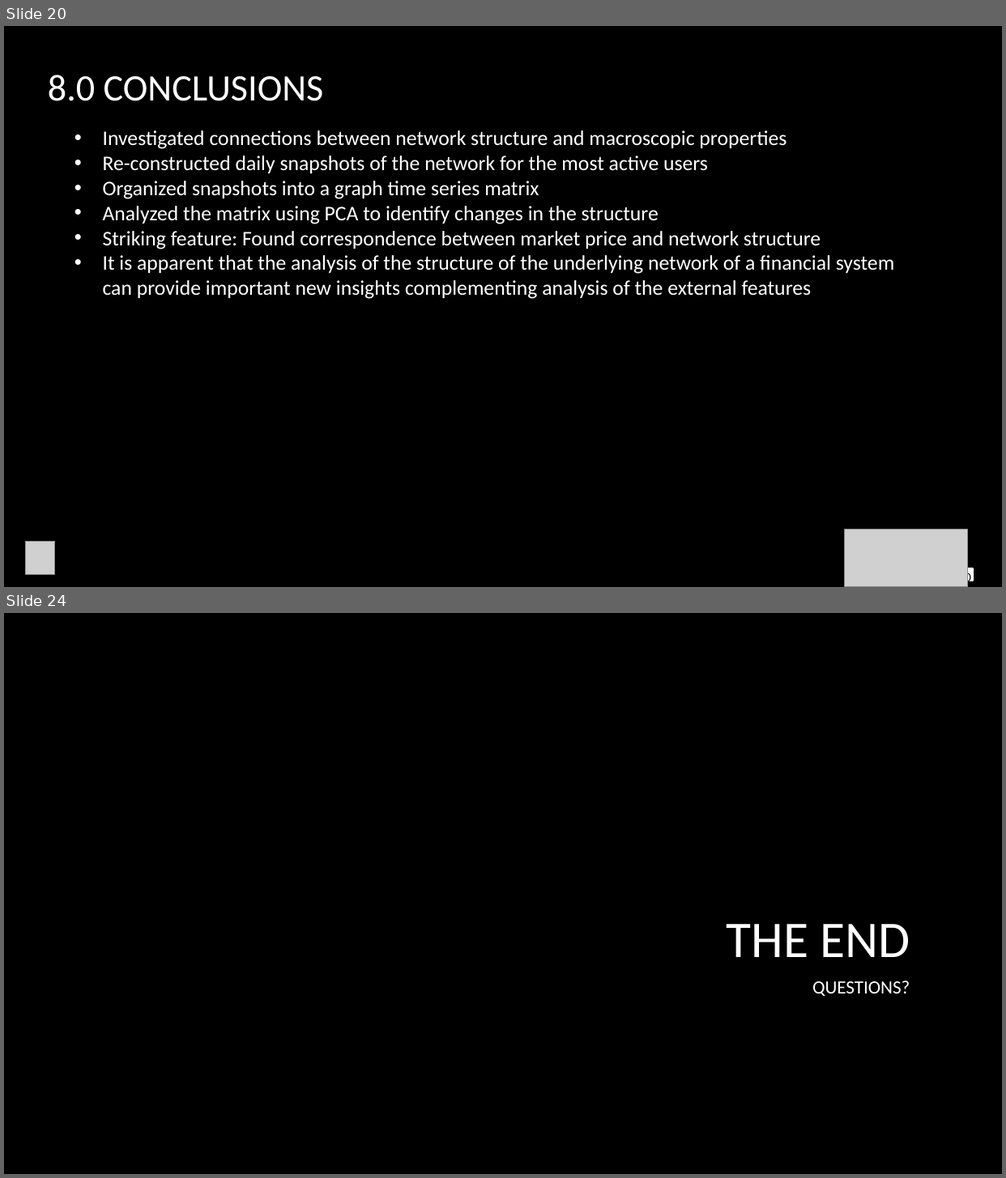
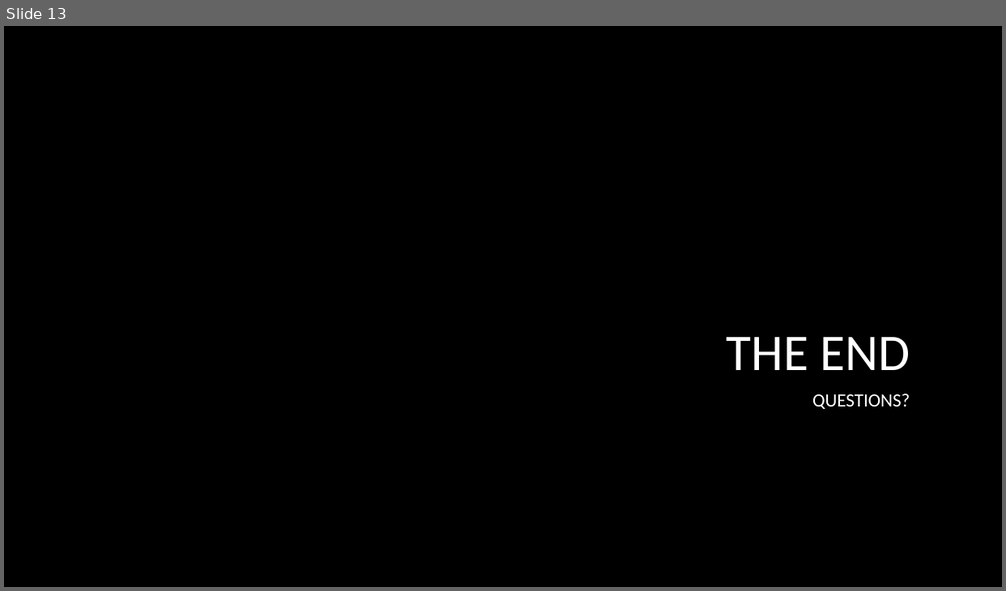
Before and after one commit to sanjifr3/data-analytics, a slide deck: project/ethereum/presentation/Paper Presentation.pptx. Shown one above the other, each under a label of ours: slides 20 and 24 before the commit, slide 13 after it; the slides between them are not shown. The pictures are 1006x1178 and 1006x591 pixels, drawn with LibreOffice and Linux fonts; fonts in the diff are those of the drawing; grey boxes stand for pictures; background and template pictures are left out. Boxes give left, top, right and bottom in pixels: in the first picture for what was removed or moved away, otherwise in the second. Text is boxed around its words. In the diff, an @@ line names an element or a change of style, - is before the commit and + after.

```diff
--- a/project/ethereum/presentation/Paper Presentation.pptx
+++ b/project/ethereum/presentation/Paper Presentation.pptx
@@ slide 20 removed at (x1=4, y1=26, x2=1002, y2=587), background picture (left out) @@
@@ title removed at (x1=48, y1=75, x2=324, y2=101) @@
-8.0 CONCLUSIONS
@@ text removed at (x1=103, y1=130, x2=894, y2=299) @@
-• Investigated connections between network structure and macroscopic properties
-• Re-constructed daily snapshots of the network for the most active users
-• Organized snapshots into a graph time series matrix
-• Analyzed the matrix using PCA to identify changes in the structure
-• Striking feature: Found correspondence between market price and network structure
-• It is apparent that the analysis of the structure of the underlying network of a financial system can provide important new insights complementing analysis of the external features
@@ picture removed at (x1=845, y1=530, x2=968, y2=587) @@
@@ picture removed at (x1=26, y1=542, x2=56, y2=575) @@
@@ text removed at (x1=60, y1=544, x2=701, y2=574) @@
-http://cpsc.ualr.edu/srini/DM/chapters/review5.3.html
@@ rectangle removed at (x1=934, y1=569, x2=974, y2=582) @@
@@ page number removed at (x1=958, y1=571, x2=971, y2=586) @@
-20
@@ what was slide 24 is now slide 13 @@
```
Also in this commit, not shown: 9 slides changed, 1 slide added, 10 other slides removed, 3 other files.
